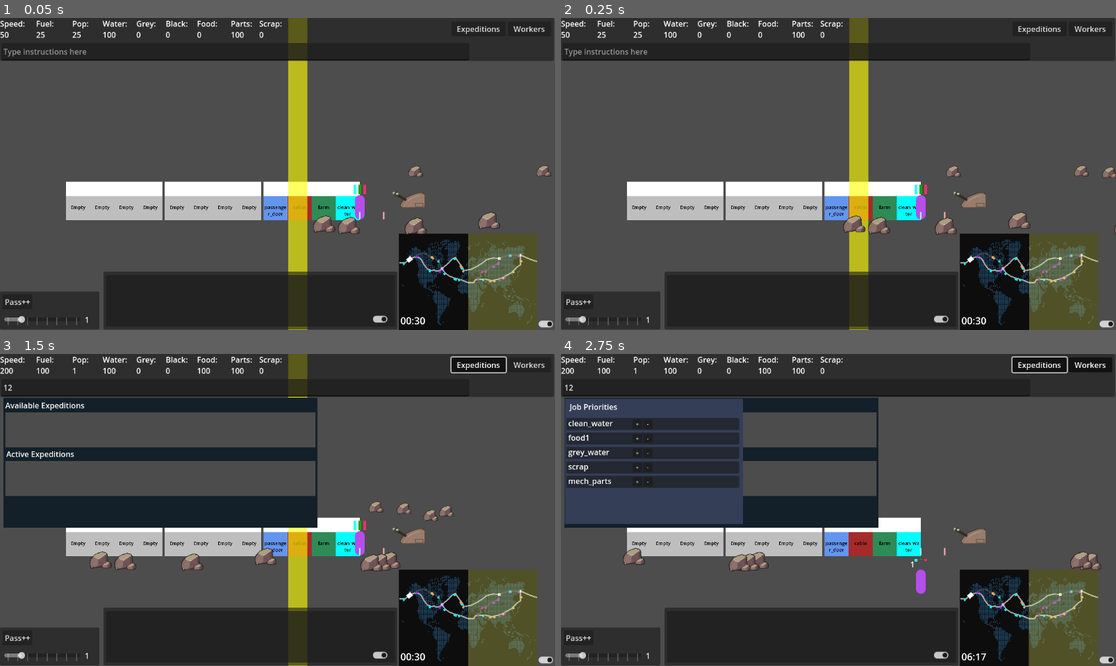
Above: before the commit, frames 1-4 (two rows, left to right).
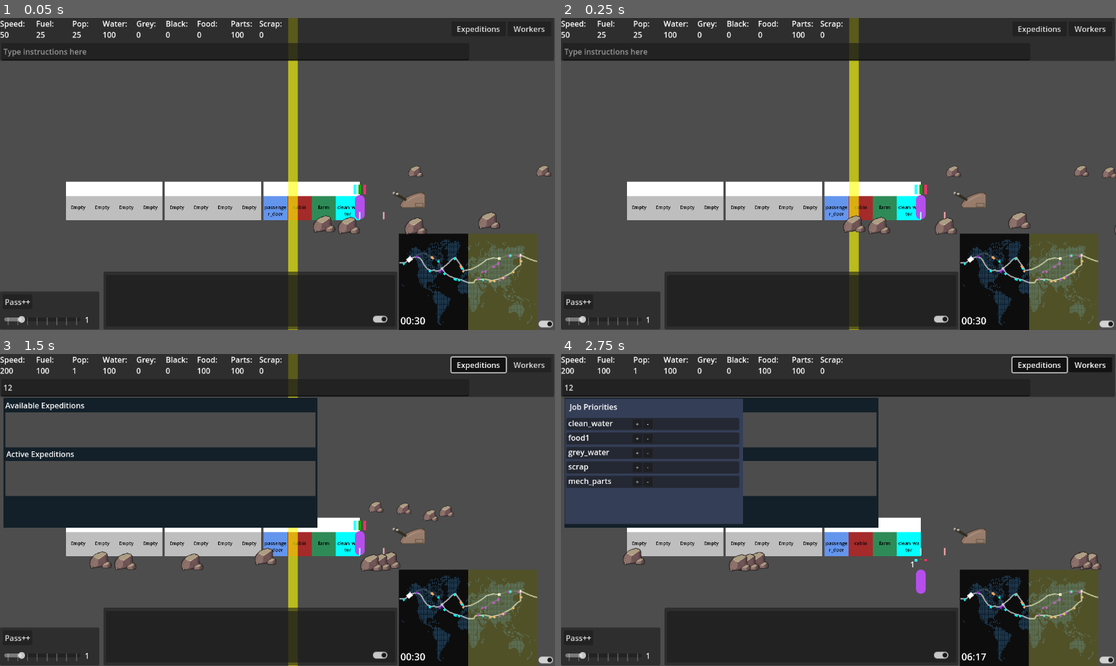
Above: after the commit, the same moments.

Repository: Sphinx111/ed_and_morgs_train_builder
Game: Godot game, scene res://Scenes/traincar.tscn
Two runs of this game, one before a commit and one after it. Both use one fixed random seed, a clock stepped at 60 frames per second and the inputs below.
Inputs (mouse positions are in pixels of both pictures, inside the frame that each line leads up to):
- Up to frame 1 (0.05 s): no input
- Up to frame 2 (0.25 s): no input
- Up to frame 3 (1.5 s): click (233, 388) at 0.52 s; type "12" at 0.6 s; click "Expeditions" at 1.25 s
- Up to frame 4 (2.75 s): click "Workers" at 2 s

The runs differ from the first frame. In frame 1, 1.4% of the frame differs, in the area x 53-56%, y 0-100%; in frame 2, 1.4%; in frame 3, 0.7%; in frame 4, nothing differs.

Commit message:
Expeditions Panel cleans itself up each refresh

Diff:
--- a/Scenes/ExpeditionsController.gd
+++ b/Scenes/ExpeditionsController.gd
@@ -26,6 +26,10 @@
 
 func refresh_options():
 	var resources_in_range : Array[ResourceSpot] = selectedTrain.worldMap.query_resource_types()
+
+	for child in available_expeditions_panel.get_children():
+		if child is ExpeditionOption:
+			child.queue_free()
 
 	for i in range(resources_in_range.size()):
 		var resourceSpot : ResourceSpot = resources_in_range[i]
--- a/Scenes/traincar.tscn
+++ b/Scenes/traincar.tscn
@@ -283,10 +283,10 @@
 position = Vector2(0, 334)
 
 [node name="Sunbeam" type="ColorRect" parent="Background"]
-offset_left = 638.0
-offset_top = 650.0
-offset_right = 678.0
-offset_bottom = 1301.0
+offset_left = 618.0
+offset_top = 657.0
+offset_right = 638.0
+offset_bottom = 1625.0
 rotation = 3.14159
 color = Color(1, 1, 0, 0.619608)
 
--- a/passenger.gd
+++ b/passenger.gd
@@ -180,10 +180,14 @@
 
 ## Called to remove itself from any modules, this passenger is about to die
 func cleanup():
+	position.y = 0
 	if is_working and is_in_module:
 		current_module.notify_remove_worker(self)
+		is_working = false
+		is_in_module = false
 	elif is_in_module:
 		current_module.notify_remove_customer(self)
+		is_in_module = false
 
 func check_needs():
 	if is_on_expedition == true:
--- a/passengerManager.gd
+++ b/passengerManager.gd
@@ -86,6 +86,8 @@
 		passengers[i].hide()
 		passengers[i].fix_all_needs()
 		result.append(passengers[i])
+	for passenger in result:
+		passengers.erase(passenger)
 	return result
 
 func apply_random_name(passenger) -> void:
